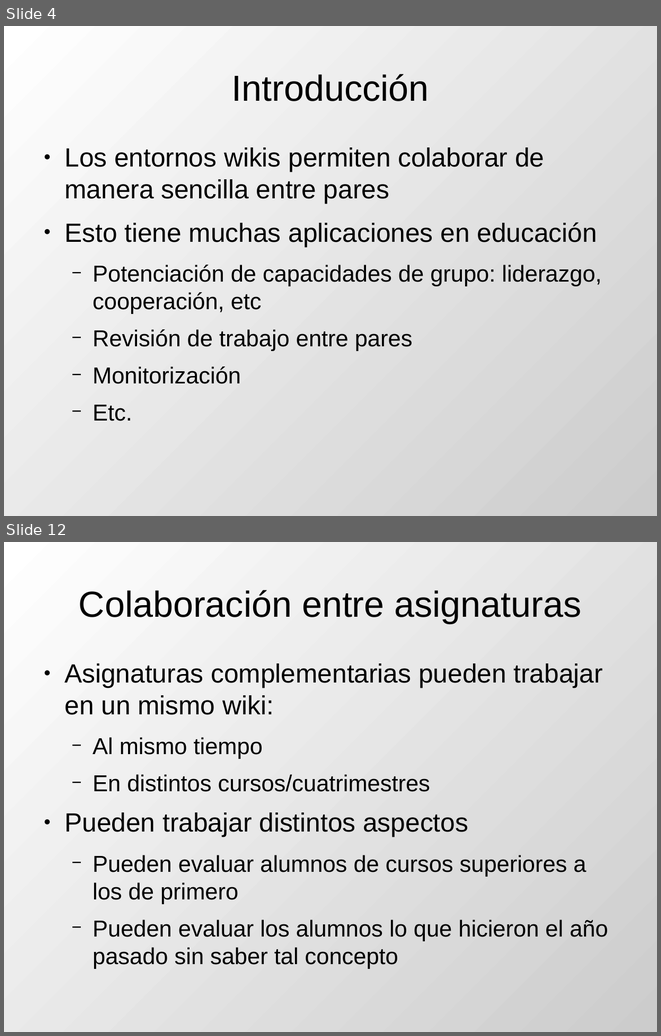
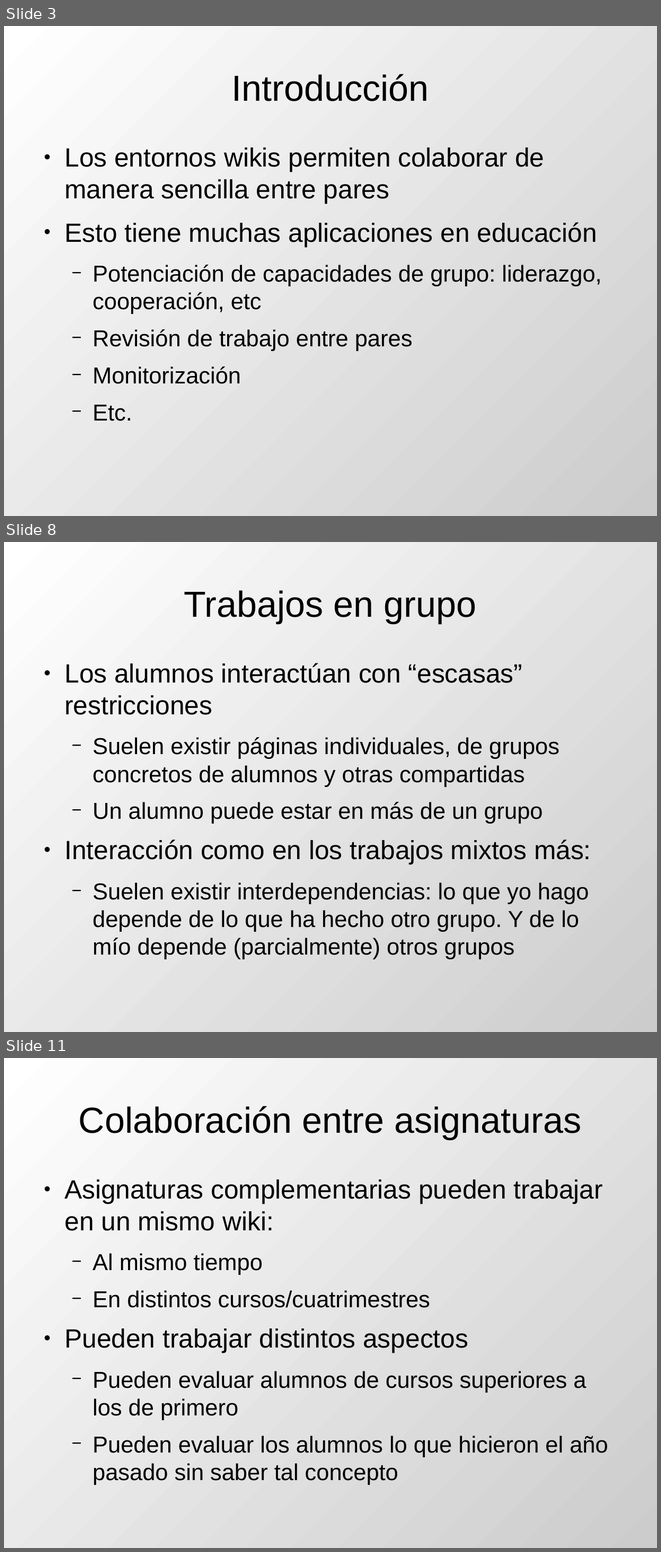
Before and after one commit to DrPantera/wikis4education, a slide deck: uca-2013_07/tema-2-WikisEnEducacion.odp. Shown one above the other, each under a label of ours: slides 4 and 12 before the commit, slides 3, 8 and 11 after it; the slides between them are not shown. The pictures are 661x1036 and 661x1552 pixels, drawn with LibreOffice and Linux fonts; fonts in the diff are those of the drawing. Boxes give left, top, right and bottom in pixels: in the first picture for what was removed or moved away, otherwise in the second. Text is boxed around its words. In the diff, an @@ line names an element or a change of style, - is before the commit and + after.

```diff
--- a/uca-2013_07/tema-2-WikisEnEducacion.odp
+++ b/uca-2013_07/tema-2-WikisEnEducacion.odp
@@ slide 8 added at [4,542,657,1032], background gradient #FFFFFF to #CCCCCC @@
@@ title added at [184,590,477,623], 44 pt, text #000000 @@
+Trabajos en grupo
@@ text added at [64,663,591,959], 28 pt, text #000000 @@
+● Los alumnos interactúan con “escasas” restricciones
+  − Suelen existir páginas individuales, de grupos concretos de alumnos y otras compartidas
+  − Un alumno puede estar en más de un grupo
+● Interacción como en los trabajos mixtos más:
+  − Suelen existir interdependencias: lo que yo hago depende de lo que ha hecho otro grupo. Y de lo mío depende (parcialmente) otros grupos
@@ what was slide 4 is now slide 3 @@
@@ what was slide 12 is now slide 11 @@
```
Also in this commit, not shown: 3 slides changed, 6 other slides added, 7 slides removed, 4 other files.
